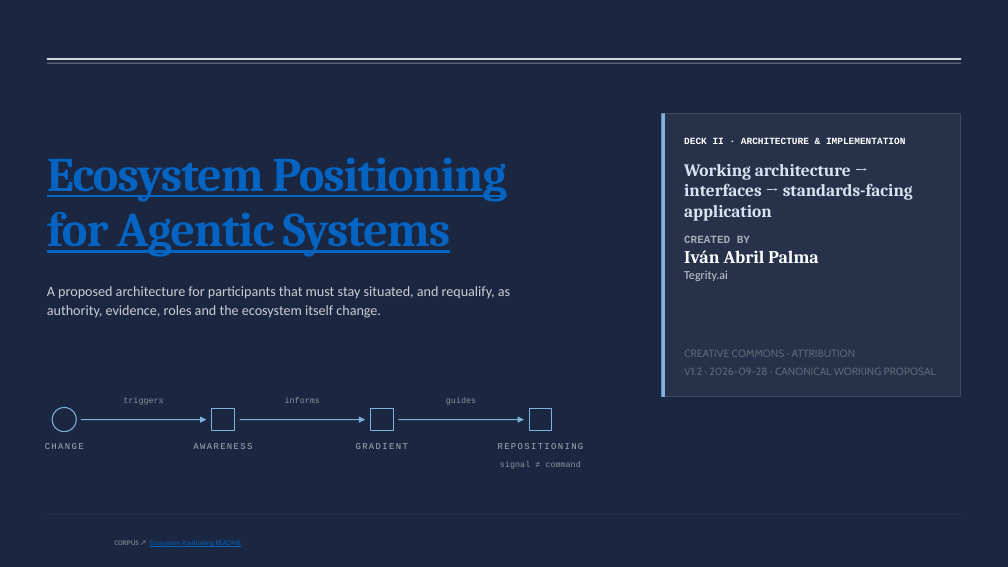
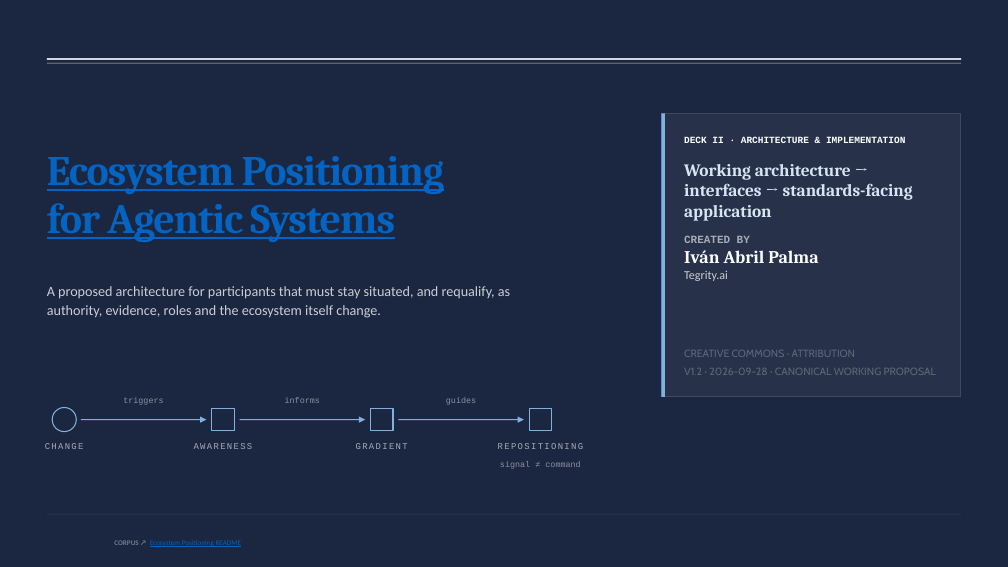
Before and after one commit to dakleyer/structural-awareness-contributions, a slide deck: slide 1 of presentations/ecosystem-positioning/Ecosystem_Positioning_Architecture_Implementation_Canonical_v1.2.pptx. Drawn at 1008x567 pixels with LibreOffice and Linux fonts; fonts in the diff are those of the drawing. Boxes give left, top, right and bottom in pixels: in the first picture for what was removed or moved away, otherwise in the second. Text is boxed around its words. In the diff, an @@ line names an element or a change of style, - is before the commit and + after.

```diff
--- a/presentations/ecosystem-positioning/Ecosystem_Positioning_Architecture_Implementation_Canonical_v1.2.pptx
+++ b/presentations/ecosystem-positioning/Ecosystem_Positioning_Architecture_Implementation_Canonical_v1.2.pptx
@@ text "Ecosystem Positioning" at <box>47,156,445,242</box>: size 46 to 40 pt @@
```
Also in this commit, not shown: 1 other slide changed, 1 other file.
